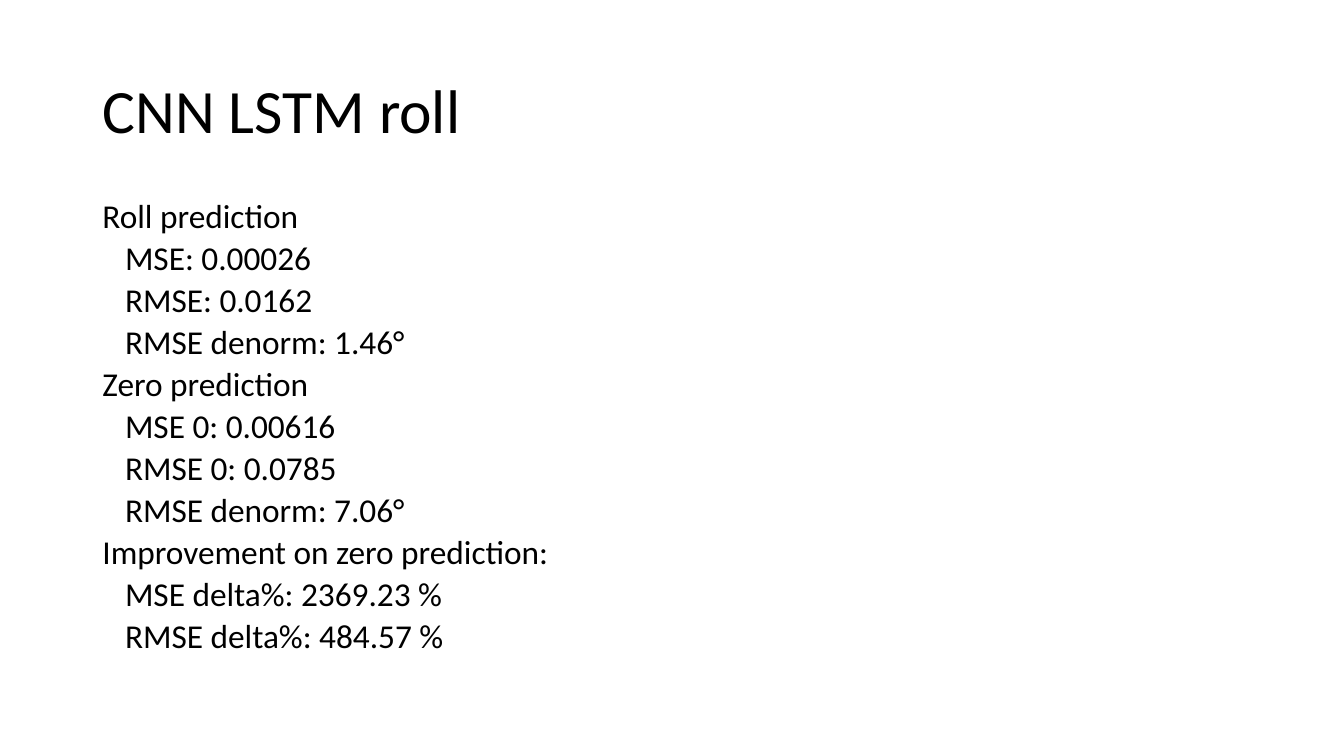
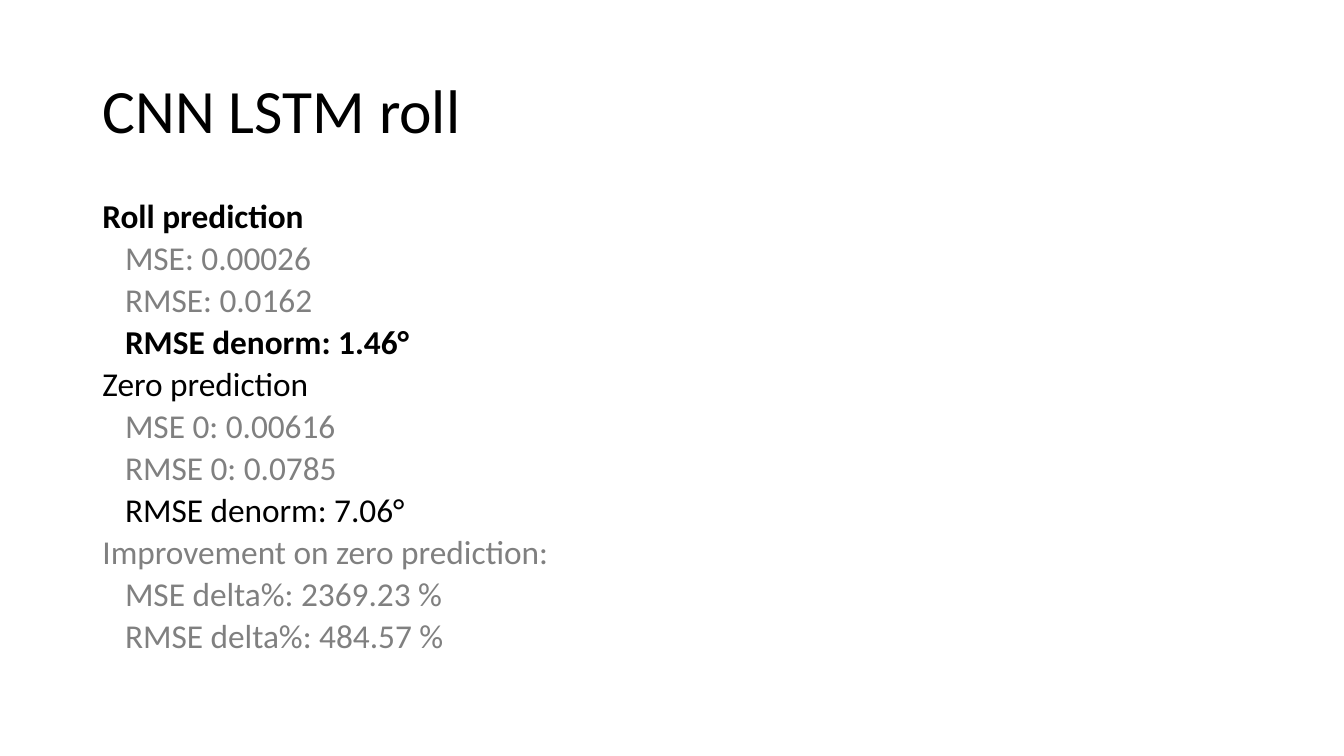
Before and after one commit to lancedw/3D-state-prediction-for-surface-vessels-using-IMU-data-and-images, a slide deck: slide 18 of Documentation/Presentations/Meeting 22-04-22.pptx (slide 11 before the commit). Drawn at 1344x756 pixels with LibreOffice and Linux fonts; fonts in the diff are those of the drawing. Boxes give left, top, right and bottom in pixels: in the first picture for what was removed or moved away, otherwise in the second. Text is boxed around its words. In the diff, an @@ line names an element or a change of style, - is before the commit and + after.

```diff
--- a/Documentation/Presentations/Meeting 22-04-22.pptx
+++ b/Documentation/Presentations/Meeting 22-04-22.pptx
@@ text at (x1=102, y1=204, x2=548, y2=648): bold on in "Roll prediction", "RMSE denorm: 1.46°"; text colour #000000 to #808080 in "MSE: 0.00026", "RMSE: 0.0162", "MSE 0: 0.00616", "RMSE 0: 0.0785" and 3 more places @@
```
Also in this commit, not shown: 3 other slides changed, 12 slides added, 5 slides removed.
